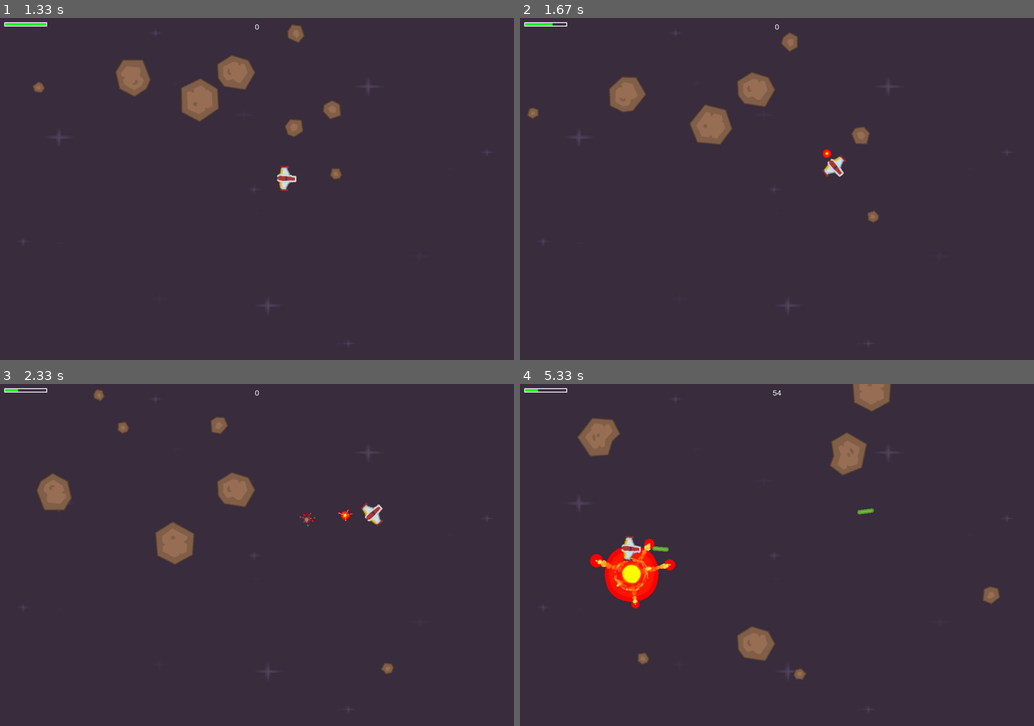
Above: before the commit, frames 1-4 (two rows, left to right).
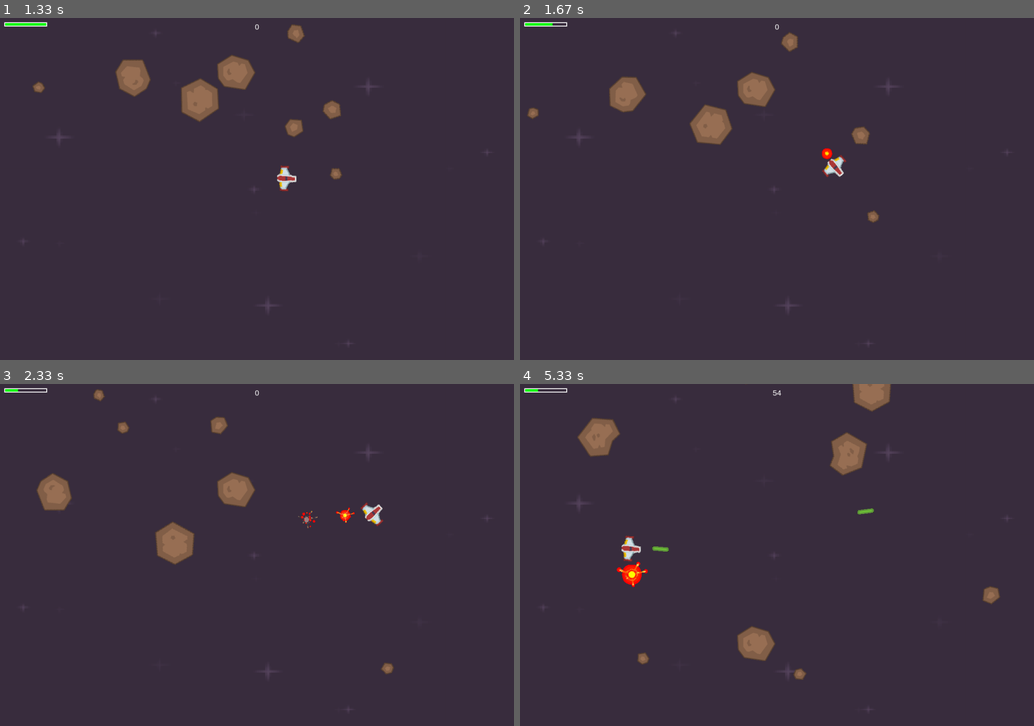
Above: after the commit, the same moments.

Repository: casol/pygame
Game: pygame game, started from YASS.py
Same seed, same stepped clock (60 frames per second), same inputs: the game is played once before the commit and once after it.
Inputs:
- Up to frame 1 (1.33 s): hold Right 0.33-0.8 s; hold Up 0.83-1.13 s; hold Right from 1.17 s (still down)
- Up to frame 2 (1.67 s): release Right at 1.63 s
- Up to frame 3 (2.33 s): hold Left 1.67-2.2 s; hold Left from 2.23 s (still down)
- Up to frame 4 (5.33 s): release Left at 2.63 s; tap Space at 2.67, 3.07, 3.47, 3.77, 4.13, 4.43, 4.63, 4.93, 5.13 s; hold Up 3-3.37 s; hold Right 3.4-4.03 s; hold Left 4.07-4.53 s; hold Right 4.57-5.03 s; hold Up from 5.07 s (still down)

Frame 1 is identical in both runs. In frame 2, less than 0.1% of the frame differs, in the area x 58-61%, y 38-42%; in frame 3, 0.1%; in frame 4, 1.5%, in the area x 13-31%, y 45-66%.

Commit message:
Update sprite explosion size

Diff:
--- a/YASS.py
+++ b/YASS.py
@@ -214,7 +214,9 @@
 
 
 class Explosion(pygame.sprite.Sprite):
+    """Explosion object."""
     def __init__(self, center, size):
+        """Initialize explosion sprite."""
         pygame.sprite.Sprite.__init__(self)
         self.size = size
         self.image = explosion_anim[self.size][0]
@@ -258,13 +260,20 @@
 img_folder_explosions = os.path.join(img_folder, 'explosion_animations')
 explosion_anim = {}
 explosion_anim['lg'] = []
+explosion_anim['mid'] = []
 explosion_anim['sm'] = []
+
 for i in range(1, 65):
     image_name = '{}.png'.format(i)
     img = pygame.image.load(os.path.join(img_folder_explosions, image_name)).convert()
     img.set_colorkey(BLACK)
+    #img_lg = pygame.transform.scale(img, (100, 100))
     explosion_anim['lg'].append(img)
-    img_sm = pygame.transform.scale(img, (40, 40))
+
+    img_mid = pygame.transform.scale(img, (93, 93))
+    explosion_anim['mid'].append(img_mid)
+
+    img_sm = pygame.transform.scale(img, (50, 50))
     explosion_anim['sm'].append(img_sm)
 
 
@@ -309,10 +318,15 @@
     # Find all sprites that collide between two groups
     # check if a missile hit an asteroid
     missile_hits = pygame.sprite.groupcollide(asteroids, missiles, True, True)
-    # Check the list of colliding sprites, and add one to the score for each one
+    # Check the list of colliding sprites
     for hit in missile_hits:
         score += 50 - hit.radius  # assign points based on the size of asteroid
-        explosion = Explosion(hit.rect.center, 'lg')
+        print(hit.radius)
+        # animate explosion based on the size of asteroid
+        if hit.radius > 34:
+            explosion = Explosion(hit.rect.center, 'lg')
+        else:
+            explosion = Explosion(hit.rect.center, 'mid')
         all_sprites.add(explosion)
         new_asteroid()  # spawn a new asteroid
 
@@ -332,7 +346,5 @@
 
     #txt = FONT.render('angle {:.1f}'.format(player.angle), True, (150, 150, 170))
     #DISPLAY.blit(txt, (10, 10))
-    print(player.health)
-
     pygame.display.update()
     fps_clock.tick(FPS)
